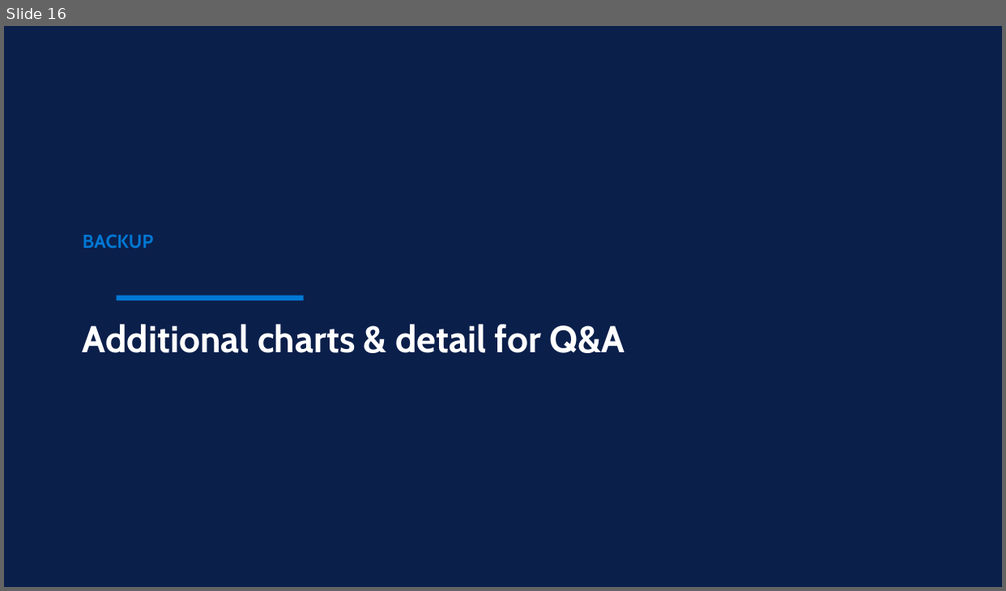
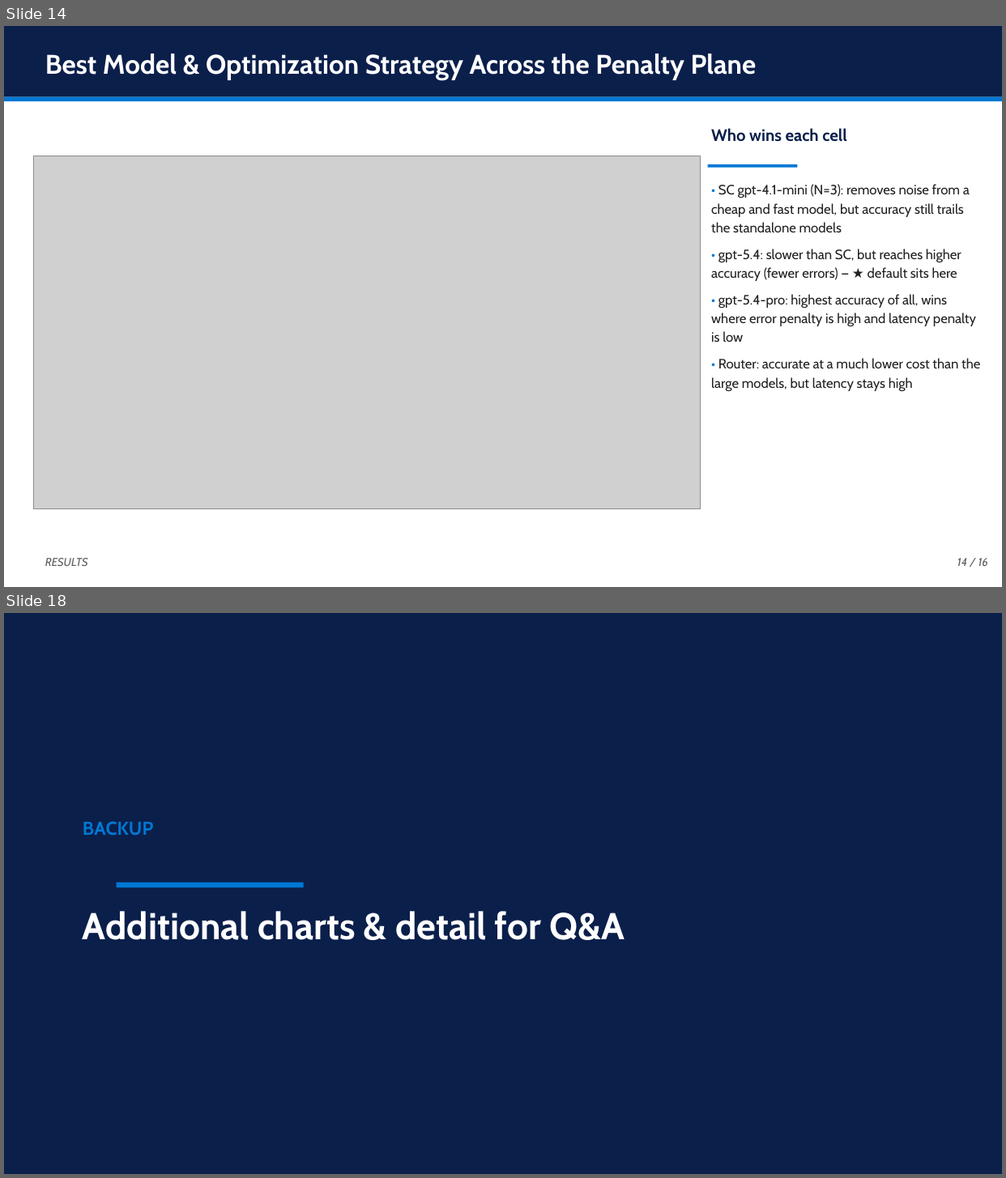
Before and after one commit to MatinAbaszada/llm-evaluation-azure, a slide deck: Presentation/Thesis_Defense.pptx. Shown one above the other, each under a label of ours: slide 16 before the commit, slides 14 and 18 after it; the slides between them are not shown. The pictures are 1006x591 and 1006x1178 pixels, drawn with LibreOffice and Linux fonts; fonts in the diff are those of the drawing; grey boxes stand for pictures. Boxes give left, top, right and bottom in pixels: in the first picture for what was removed or moved away, otherwise in the second. Text is boxed around its words. In the diff, an @@ line names an element or a change of style, - is before the commit and + after.

```diff
--- a/Presentation/Thesis_Defense.pptx
+++ b/Presentation/Thesis_Defense.pptx
@@ slide 14 added at (x1=4, y1=26, x2=1002, y2=587), background #FFFFFF @@
@@ rectangle added at (x1=4, y1=26, x2=1002, y2=97), fill #0B1F4B @@
@@ text added at (x1=45, y1=54, x2=756, y2=80), 26 pt, text #FFFFFF, bold @@
+Best Model & Optimization Strategy Across the Penalty Plane
@@ rectangle added at (x1=4, y1=97, x2=1002, y2=101), fill #0078D4 @@
@@ text added at (x1=711, y1=128, x2=846, y2=142), 16 pt, text #0B1F4B, bold @@
+Who wins each cell
@@ picture added at (x1=34, y1=156, x2=701, y2=510) @@
@@ rectangle added at (x1=708, y1=165, x2=798, y2=168), fill #0078D4 @@
@@ text added at (x1=711, y1=184, x2=980, y2=391), 13 pt, text #212121 @@
+• SC gpt-4.1-mini (N=3): removes noise from a cheap and fast model, but accuracy still trails the standalone models
+• gpt-5.4: slower than SC, but reaches higher accuracy (fewer errors) — ★ default sits here
+• gpt-5.4-pro: highest accuracy of all, wins where error penalty is high and latency penalty is low
+• Router: accurate at a much lower cost than the large models, but latency stays high
@@ text added at (x1=45, y1=558, x2=88, y2=566), 11 pt, text #605E5C, italic @@
+RESULTS
@@ text added at (x1=957, y1=558, x2=988, y2=566), 11 pt, text #605E5C, italic @@
+14 / 16
@@ what was slide 16 is now slide 18 @@
```
Also in this commit, not shown: 18 slides changed, 2 other slides added, 8 other files.
